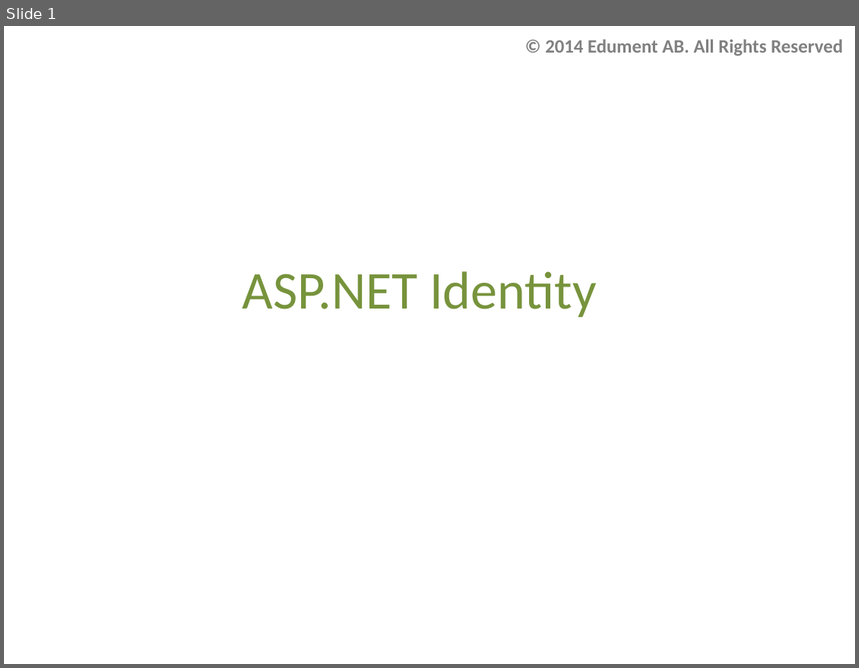
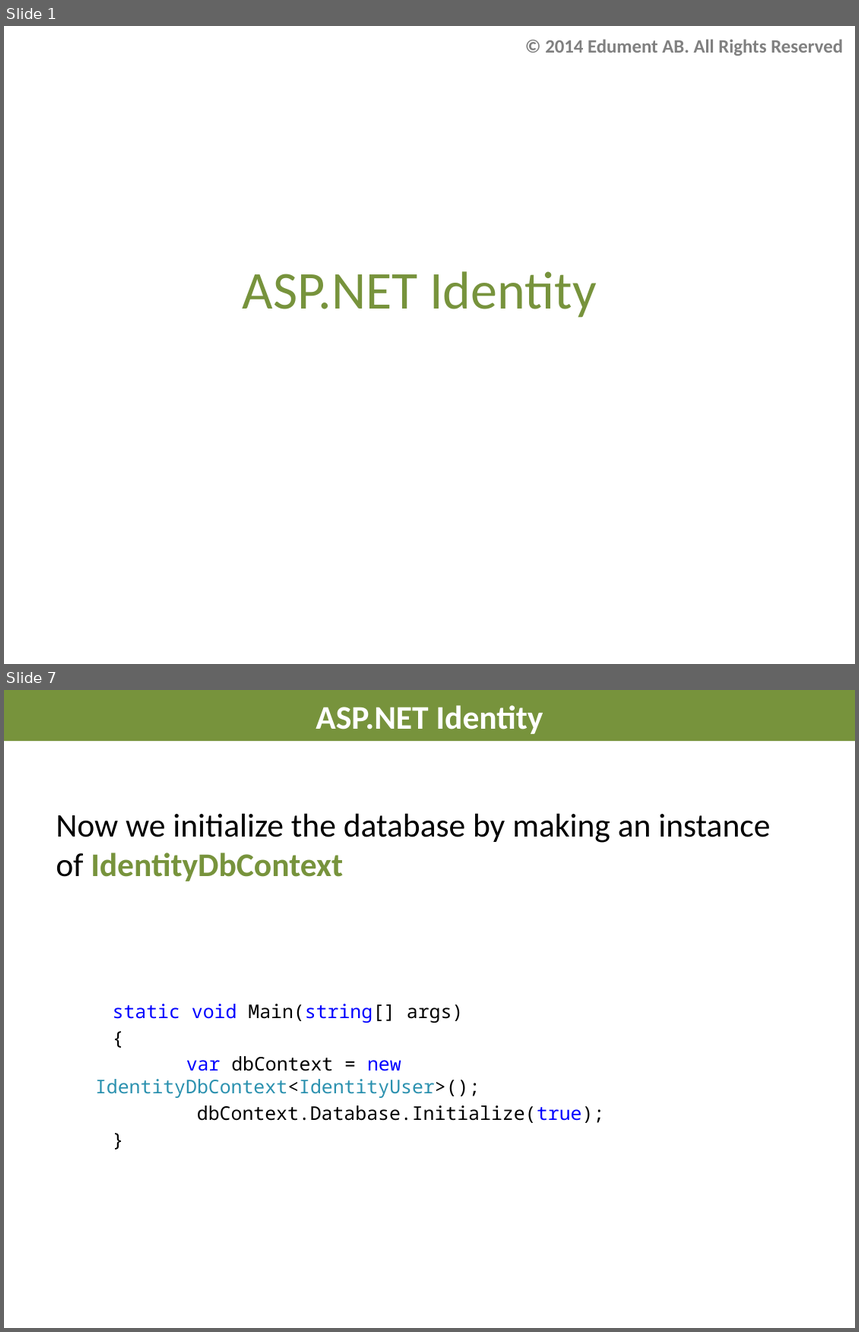
Before and after one commit to AndreasElffors/IdentityTemplate, a slide deck: Documents/Identity-Exercise.pptx. Shown one above the other, each under a label of ours: slide 1 before the commit, slides 1 and 7 after it; the slides between them are not shown. The pictures are 859x668 and 859x1332 pixels, drawn with LibreOffice and Linux fonts; fonts in the diff are those of the drawing; background and template pictures are left out. Boxes give left, top, right and bottom in pixels: in the first picture for what was removed or moved away, otherwise in the second. Text is boxed around its words. In the diff, an @@ line names an element or a change of style, - is before the commit and + after.

Commit message:
Identity-Exercise1

```diff
--- a/Documents/Identity-Exercise.pptx
+++ b/Documents/Identity-Exercise.pptx
@@ slide 7 added at (4,690,855,1328), background #FFFFFF @@
@@ title added at (4,690,855,741), fill #77933C, 28 pt, text #FFFFFF, bold @@
+ASP.NET Identity
@@ text added at (56,813,770,882), 28 pt, text #000000 @@
+Now we initialize the database by making an instance of IdentityDbContext
@@ text added at (95,1004,604,1123), 16 pt, text #000000 @@
+static void Main(string[] args)
+{
+var dbContext = new IdentityDbContext<IdentityUser>();
+dbContext.Database.Initialize(true);
+}
```
Also in this commit, not shown: 1 slide changed, 13 other slides added.
